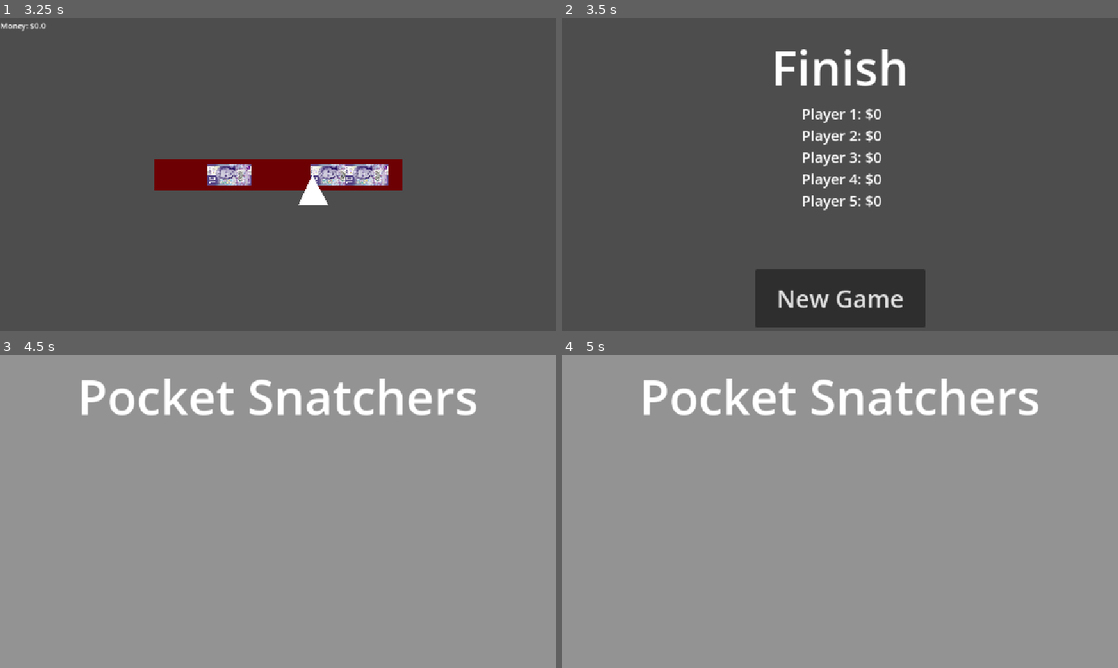
Above: before the commit, frames 1-4 (two rows, left to right).
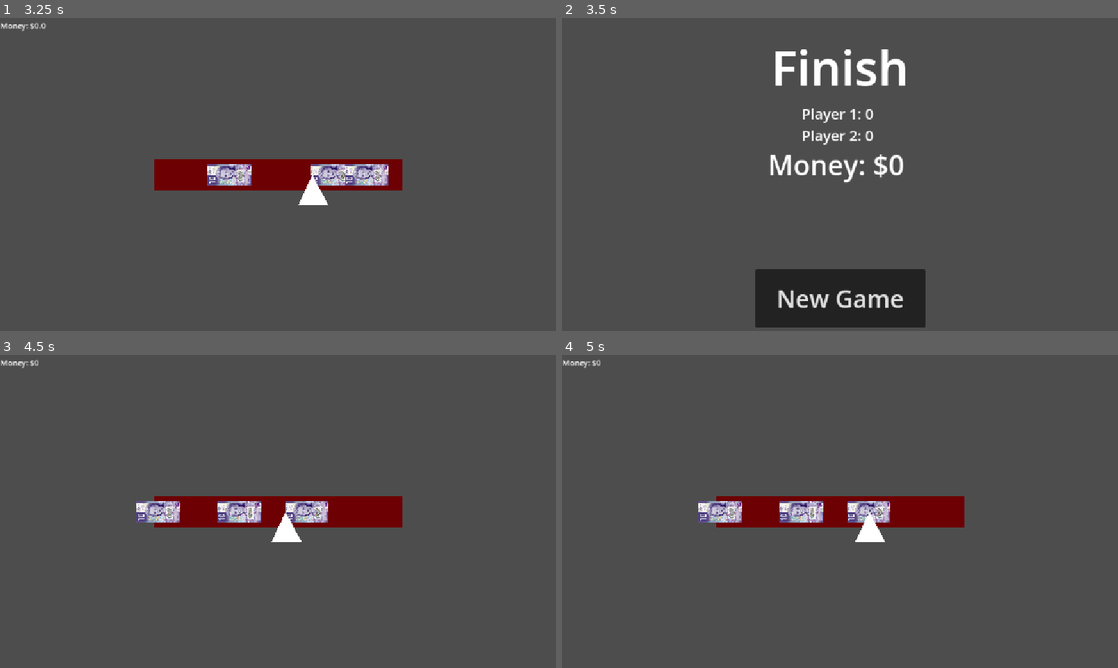
Above: after the commit, the same moments.

Repository: V3AI-Seven/English-Game
Game: Godot game, scene res://scenes/mainMenu/mainMenu.tscn
Same seed, same stepped clock (60 frames per second), same inputs: the game is played once before the commit and once after it.
Inputs:
- Up to frame 1 (3.25 s): click "Multiplayer" at 0.5 s; click "Confirm" at 1.25 s; tap Enter at 2 s; tap Space at 2.1, 2.27, 2.57, 2.85, 3.02 s
- Up to frame 2 (3.5 s): tap Space at 3.32 s
- Up to frame 3 (4.5 s): click "New Game" at 3.5 s; click "Singleplayer" at 4.25 s
- Up to frame 4 (5 s): no input

Frame 1 is identical in both runs. In frame 2, 1.8% of the frame differs, in the area x 37-62%, y 10-62%; in frame 3, 100%; in frame 4, 100%, in the area x 0-100%, y 0-100%.
Error after the commit: Invalid access of index '5' on a base object of type: 'Array'. (res://scenes/finishScreen/finishScreen.gd:11)

Commit message:
Singleplayer, some high score work

Diff:
--- a/globals/playerInfo.gd
+++ b/globals/playerInfo.gd
@@ -1,2 +1,3 @@
 extends Node
 var playerCount = 1
+var isModeMultiplayer = false
--- a/globals/score.gd
+++ b/globals/score.gd
@@ -1,2 +1,3 @@
 extends Node
 var scores = []
+var highScore = 0
--- a/scenes/finishScreen/finishScreen.gd
+++ b/scenes/finishScreen/finishScreen.gd
@@ -4,10 +4,20 @@
 var player = 1
 
 func _ready() -> void:
-	for val in Score.scores:
-		scoreText.append("Player " + str(player) + ": $" + str(val*10))
-		player += 1
-	$scoreCard.text = "\n".join(scoreText)
+	if PlayerInfo.isModeMultiplayer:
+		$multiplayerFinish.visible = true
+		for val in Score.scores:
+			scoreText.append("Player " + str(player) + ": $" + str(val*10))
+			if Score.scores[player] > Score.highScore:
+				Score.highScore = Score.Scores[player]
+			player += 1
+		$multiplayerFinish/scoreCard.text = "\n".join(scoreText)
+	elif not PlayerInfo.isModeMultiplayer:
+		if Score.scores[0] > Score.highScore:
+			Score.highScore = Score.Scores[0]
+		$singleplayerFinish.visible = true
+		$singleplayerFinish/scoreCard.text = "Money: $" +str(Score.scores[0]*10)
+
 
 
 func newGame() -> void:
--- a/scenes/finishScreen/finishScreen.tscn
+++ b/scenes/finishScreen/finishScreen.tscn
@@ -11,7 +11,13 @@
 grow_vertical = 2
 script = ExtResource("1_bi7kb")
 
-[node name="finish" type="Label" parent="."]
+[node name="multiplayerFinish" type="Control" parent="."]
+visible = false
+anchors_preset = 0
+offset_right = 40.0
+offset_bottom = 40.0
+
+[node name="finish" type="Label" parent="multiplayerFinish"]
 layout_mode = 0
 offset_left = 432.0
 offset_top = 32.0
@@ -21,21 +27,21 @@
 text = "Finish"
 horizontal_alignment = 1
 
-[node name="scoreCard" type="Label" parent="."]
+[node name="scoreCard" type="Label" parent="multiplayerFinish"]
 layout_mode = 1
 anchors_preset = -1
 anchor_right = 0.014
 anchor_bottom = 0.035
 offset_left = 496.0
 offset_top = 176.0
-offset_right = 639.872
-offset_bottom = 240.32
+offset_right = 644.44
+offset_bottom = 261.6
 theme_override_font_sizes/font_size = 30
 text = "Player 1: 0
 Player 2: 0"
 horizontal_alignment = 1
 
-[node name="Button" type="Button" parent="."]
+[node name="Button" type="Button" parent="multiplayerFinish"]
 layout_mode = 0
 offset_left = 400.0
 offset_top = 520.0
@@ -44,4 +50,40 @@
 theme_override_font_sizes/font_size = 50
 text = "New Game"
 
-[connection signal="pressed" from="Button" to="." method="newGame"]
+[node name="singleplayerFinish" type="Control" parent="."]
+anchors_preset = 0
+offset_right = 40.0
+offset_bottom = 40.0
+
+[node name="finish" type="Label" parent="singleplayerFinish"]
+offset_left = 432.0
+offset_top = 32.0
+offset_right = 720.0
+offset_bottom = 169.0
+theme_override_font_sizes/font_size = 100
+text = "Finish"
+horizontal_alignment = 1
+
+[node name="Button" type="Button" parent="singleplayerFinish"]
+offset_left = 400.0
+offset_top = 520.0
+offset_right = 752.0
+offset_bottom = 640.0
+theme_override_font_sizes/font_size = 50
+text = "New Game"
+
+[node name="scoreCard" type="Label" parent="singleplayerFinish"]
+layout_mode = 1
+anchors_preset = -1
+anchor_right = 0.014
+anchor_bottom = 0.035
+offset_left = 424.0
+offset_top = 264.0
+offset_right = 711.44
+offset_bottom = 340.6
+theme_override_font_sizes/font_size = 57
+text = "Money: $0"
+horizontal_alignment = 1
+
+[connection signal="pressed" from="multiplayerFinish/Button" to="." method="newGame"]
+[connection signal="pressed" from="singleplayerFinish/Button" to="." method="newGame"]
--- a/scenes/mainMenu/mainMenu.tscn
+++ b/scenes/mainMenu/mainMenu.tscn
@@ -80,6 +80,7 @@
 script = ExtResource("2_xjkj1")
 
 [node name="multiplayer" type="Button" parent="modeSelector"]
+layout_mode = 0
 offset_left = 488.0
 offset_top = 323.0
 offset_right = 664.0
@@ -96,5 +97,5 @@
 
 [connection signal="pressed" from="multiplayer/playerConfirmButton" to="multiplayer" method="playerCountConfirmed"]
 [connection signal="pressed" from="modeSelector/multiplayer" to="multiplayer" method="multiplayerSelect"]
-[connection signal="pressed" from="modeSelector/multiplayer" to="modeSelector" method="selectionMade"]
-[connection signal="pressed" from="modeSelector/singleplayer" to="modeSelector" method="selectionMade"]
+[connection signal="pressed" from="modeSelector/multiplayer" to="modeSelector" method="multiplayer"]
+[connection signal="pressed" from="modeSelector/singleplayer" to="modeSelector" method="singleplayer"]
--- a/scenes/mainMenu/modeSelector.gd
+++ b/scenes/mainMenu/modeSelector.gd
@@ -1,4 +1,14 @@
 extends Control
 
-func selectionMade() -> void:
+
+
+func multiplayer() -> void:
+	PlayerInfo.isModeMultiplayer = true
 	visible = false
+
+
+func singleplayer() -> void:
+	PlayerInfo.isModeMultiplayer = false
+	visible = false
+	PlayerInfo.playerCount = 1
+	get_tree().change_scene_to_file("res://scenes/game/game.tscn")
